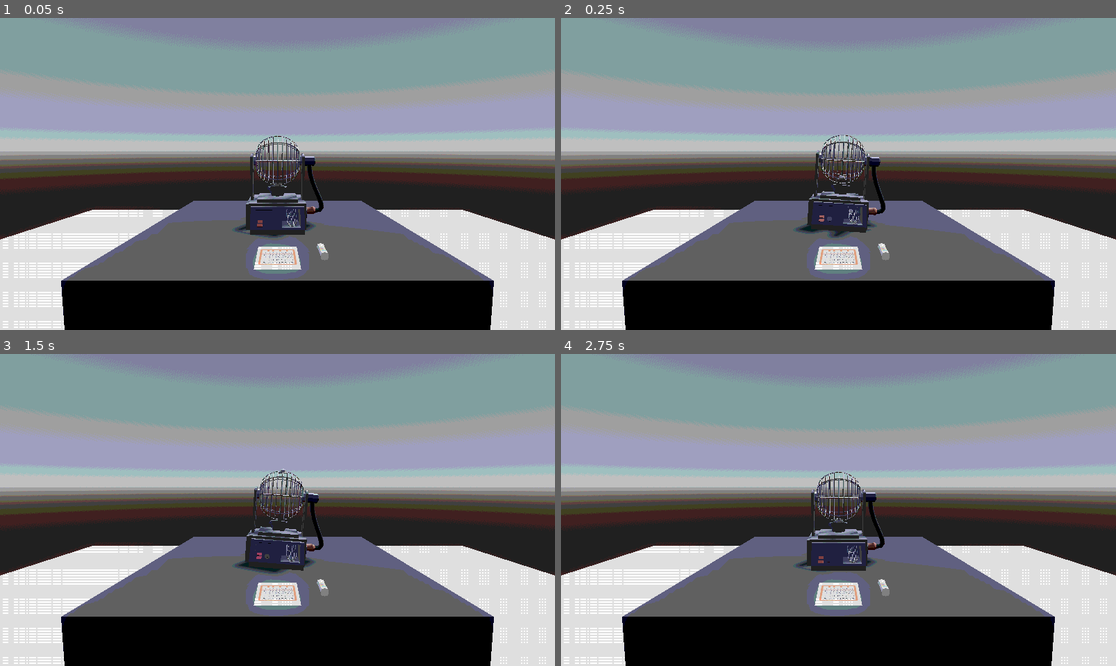
Above: before the commit, frames 1-4 (two rows, left to right).
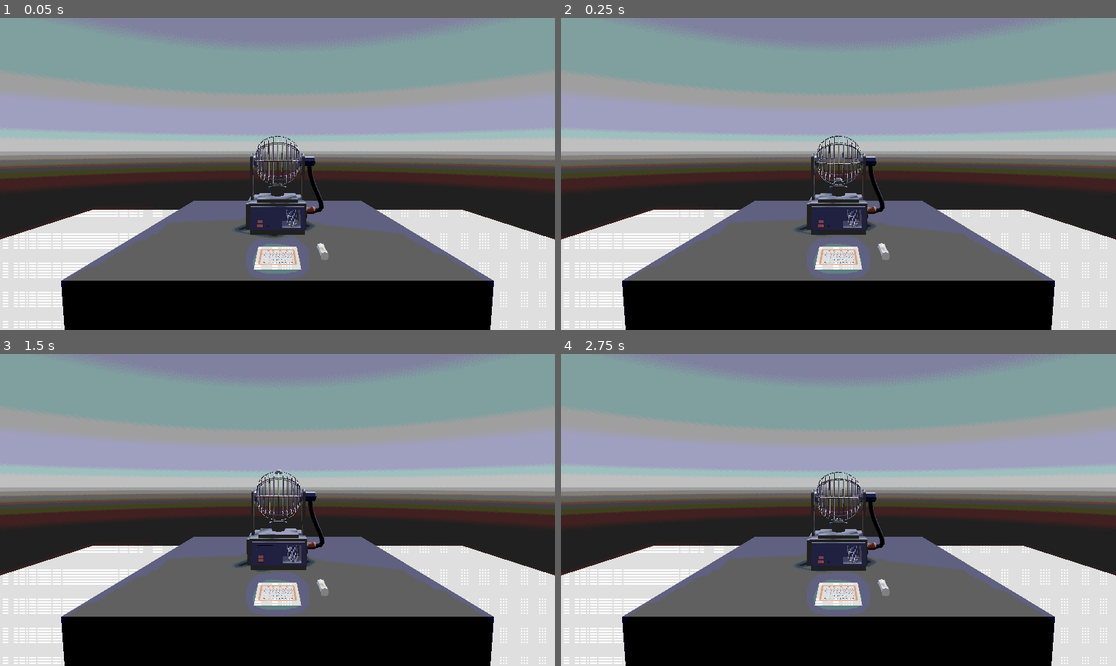
Above: after the commit, the same moments.

Repository: noahpete/bingo
Game: Godot game, scene res://scenes/main/main.tscn
The game is run twice, just before and just after one commit, with the same random seed, the same clock (stepped at 60 frames per second) and the same inputs.
Inputs (mouse positions are in pixels of both pictures, inside the frame that each line leads up to):
- Up to frame 1 (0.05 s): no input
- Up to frame 2 (0.25 s): no input
- Up to frame 3 (1.5 s): move the mouse to (399, 494) at 0.52 s; click (399, 494) at 0.67 s; move the mouse to (166, 525) at 1.27 s; click (166, 525) at 1.42 s
- Up to frame 4 (2.75 s): move the mouse to (894, 441) at 2.02 s; click (894, 441) at 2.17 s

The runs differ from the first frame. In frame 1, 0.2% of the frame differs, in the area x 42-59%, y 37-70%; in frame 2, 2.1%, in the area x 42-59%, y 37-72%; in frame 3, 1.9%; in frame 4, less than 0.1%.

Commit message:
Machine shake when spinning

Diff:
--- a/scenes/bingo_machine/bingo_machine.gd
+++ b/scenes/bingo_machine/bingo_machine.gd
@@ -1,9 +1,46 @@
 extends Node3D
 class_name BingoMachine
 
+const SHAKE_AMOUNT: float = 0.05
+const SHAKE_FADE: float = 5.0
+
 @onready var animation_player: AnimationPlayer = $AnimationPlayer
+@onready var visuals: Node3D = $Visuals
+
+var original_position: Vector3
+var shake_strength := 0.0
+var shake_fade := false
+
+
+func _ready() -> void:
+	original_position = visuals.position
+
+
+func _process(delta: float) -> void:
+	if shake_strength:
+		if shake_fade:
+			shake_strength = lerpf(shake_strength, 0, SHAKE_FADE * delta)
+		visuals.position = original_position + random_offset()
+	else:
+		shake_fade = false
 
 
 func play_animation(animation_name: String) -> void:
 	animation_player.play(animation_name)
 	await animation_player.animation_finished
+
+
+func start_shake() -> void:
+	shake_strength = SHAKE_AMOUNT
+
+
+func fade_out_shake() -> void:
+	shake_fade = true
+
+
+func random_offset() -> Vector3:
+	return Vector3(
+		randf_range(-shake_strength, shake_strength),
+		randf_range(-shake_strength, shake_strength),
+		randf_range(-shake_strength, shake_strength)
+	)
--- a/scenes/bingo_machine/bingo_machine.tscn
+++ b/scenes/bingo_machine/bingo_machine.tscn
@@ -174,9 +174,9 @@
 }
 tracks/1/type = "value"
 tracks/1/imported = false
-tracks/1/enabled = true
+tracks/1/enabled = false
 tracks/1/path = NodePath("Visuals:position")
-tracks/1/interp = 2
+tracks/1/interp = 1
 tracks/1/loop_wrap = true
 tracks/1/keys = {
 "times": PackedFloat32Array(0, 0.233333, 0.333333, 0.466667, 0.566667, 0.633333, 0.7, 0.8, 0.9, 1, 1.06667, 1.16667, 1.26667, 1.4, 1.53333, 1.73333, 2),
@@ -186,15 +186,32 @@
 }
 tracks/2/type = "value"
 tracks/2/imported = false
-tracks/2/enabled = true
+tracks/2/enabled = false
 tracks/2/path = NodePath("Visuals:rotation")
-tracks/2/interp = 2
+tracks/2/interp = 1
 tracks/2/loop_wrap = true
 tracks/2/keys = {
 "times": PackedFloat32Array(0, 0.233333, 0.333333, 0.466667, 0.566667, 0.633333, 0.7, 0.8, 0.9, 1, 1.06667, 1.16667, 1.26667, 1.4, 1.53333, 1.73333, 2),
 "transitions": PackedFloat32Array(1, 1, 1, 1, 1, 1, 1, 1, 1, 1, 1, 1, 1, 1, 1, 1, 1),
 "update": 0,
 "values": [Vector3(0, 0, 0), Vector3(-0.0663775, -0.00398895, 0.0600671), Vector3(-0.179083, -0.00381244, 0.0570458), V …(602 unchanged characters)…
+}
+tracks/3/type = "method"
+tracks/3/imported = false
+tracks/3/enabled = true
+tracks/3/path = NodePath(".")
+tracks/3/interp = 1
+tracks/3/loop_wrap = true
+tracks/3/keys = {
+"times": PackedFloat32Array(0.233333, 1.7),
+"transitions": PackedFloat32Array(1, 1),
+"values": [{
+"args": [],
+"method": &"start_shake"
+}, {
+"args": [],
+"method": &"fade_out_shake"
+}]
 }
 
 [sub_resource type="AnimationLibrary" id="AnimationLibrary_tjmke"]
@@ -234,7 +251,6 @@
 mesh = SubResource("SphereMesh_pik28")
 
 [node name="Visuals" type="Node3D" parent="."]
-transform = Transform3D(1, 0, 0, 0, 1, 0, 0, 0, 1, 0, 0, 0)
 
 [node name="Base" parent="Visuals" instance=ExtResource("1_o402f")]
 
